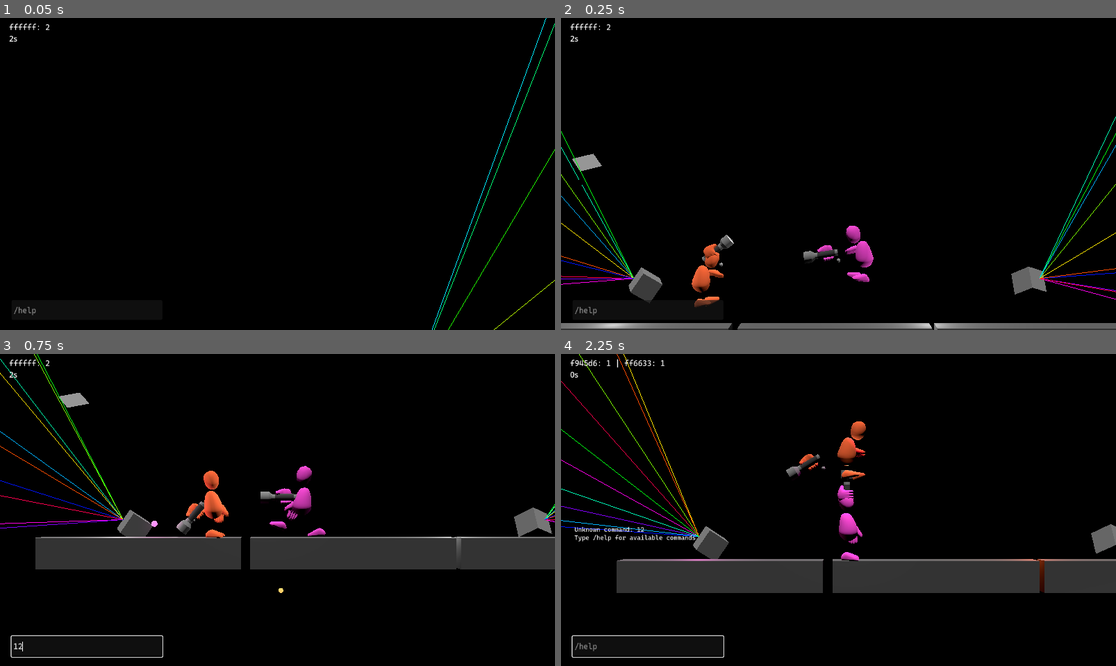
Above: before the commit, frames 1-4 (two rows, left to right).
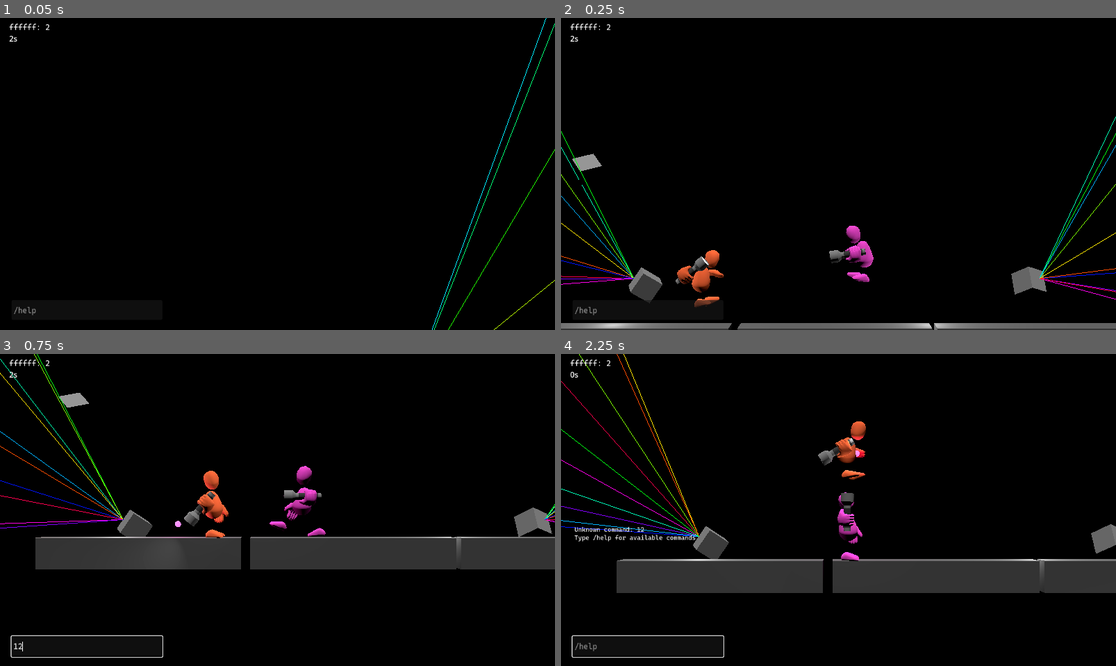
Above: after the commit, the same moments.

Repository: theowiik/project-epic-footsies-2
Game: Godot game, scene res://scenes/main.tscn
The game is run twice, just before and just after one commit, with the same random seed, the same clock (stepped at 60 frames per second) and the same inputs. The engine's default icon, where the game draws it, is replaced by a stand-in: a white triangle on a blue panel in a dark square.
Inputs (mouse positions are in pixels of both pictures, inside the frame that each line leads up to):
- Up to frame 1 (0.05 s): no input
- Up to frame 2 (0.25 s): no input
- Up to frame 3 (0.75 s): click (88, 647) at 0.52 s; type "12" at 0.6 s
- Up to frame 4 (2.25 s): tap Enter at 1.25 s; move the mouse to (960, 494) at 1.27 s; hold D 1.28-2.03 s; tap J at 1.35, 2.1 s; click (960, 494) at 1.42 s; tap Space at 1.52 s; move the mouse to (727, 525) at 2.02 s; hold S from 2.03 s (still down)

Frame 1 is identical in both runs. In frame 2, 0.8% of the frame differs, in the area x 20-55%, y 68-91%; in frame 3, 0.8%; in frame 4, 1.3%, in the area x 2-94%, y 1-77%.

Commit message:
Move flashlight to the side

Diff:
--- a/game/objects/player/flashlight.tscn
+++ b/game/objects/player/flashlight.tscn
@@ -19,6 +19,7 @@
 transform = Transform3D(1, 0, 0, 0, 1, 0, 0, 0, 1, 0, 0, -1.0954229)
 
 [node name="Visuals" type="Node3D" parent="."]
+transform = Transform3D(1, 0, 0, 0, 1, 0, 0, 0, 1, 1.0928963, 0, 0)
 
 [node name="FlashlightOnly" parent="Visuals" instance=ExtResource("3_wcc41")]
 
--- a/game/objects/player/player.tscn
+++ b/game/objects/player/player.tscn
@@ -1211,10 +1211,6 @@
 &"walk": SubResource("Animation_ykyjo")
 }
 
-[sub_resource type="SphereMesh" id="SphereMesh_i8sra"]
-radius = 0.06
-height = 0.13
-
 [node name="Player" type="CharacterBody3D" groups=["players"]]
 collision_layer = 2
 collision_mask = 3
@@ -1245,7 +1241,7 @@
 visible = false
 
 [node name="LeftFoot" parent="Body" instance=ExtResource("7_i825w")]
-transform = Transform3D(-0.043356128, 0.36305597, 0.93075764, 0.016893394, 0.9317669, -0.36266264, -0.998916, 7.450578e-09, -0.04653109, -0.48053372, -0.72694933, 0)
+transform = Transform3D(-0.043356128, 0.36305597, 0.93075764, 0.016893394, 0.9317669, -0.36266264, -0.9989159, 7.450578e-09, -0.04653109, -0.48053372, -0.72694933, 0)
 
 [node name="RightFoot" parent="Body" instance=ExtResource("8_3rfka")]
 transform = Transform3D(0.38144568, -0.46780634, 0.79728025, 0.2018969, 0.8838307, 0.42199564, -0.9020742, 1.4901158e-08, 0.43158168, 0.5934705, -0.58153754, 0.06384897)
@@ -1260,10 +1256,7 @@
 transform = Transform3D(1, 0, 0, 0, 1, 0, 0, 0, 1, 0, 0.7618495, 0)
 
 [node name="DesiredFlashlightPosition" type="Marker3D" parent="AimPivot"]
-transform = Transform3D(1, 0, 0, 0, 1, 0, 0, 0, 1, 0.8746121, 0, 0)
-
-[node name="MeshInstance3D" type="MeshInstance3D" parent="AimPivot/DesiredFlashlightPosition"]
-mesh = SubResource("SphereMesh_i8sra")
+transform = Transform3D(1, 0, 0, 0, 1, 0, 0, 0, 1, 0.12713635, 0, 0)
 
 [node name="Flashlight" parent="." instance=ExtResource("9_i8sra")]
 transform = Transform3D(-4.371139e-08, 0, -1, 0, 1, 0, 1, 0, -4.371139e-08, 1.812, 0.762, 0)
--- a/game/scripts/flashlight.gd
+++ b/game/scripts/flashlight.gd
@@ -8,6 +8,7 @@
 var target_position: Node3D = null
 var aim_origin: Node3D = null
 
+@onready var visuals: Node3D = $Visuals
 @onready var hand_mesh: MeshInstance3D = $Visuals/HandOnly/flashlight_hand
 @onready var shoot_position: Node3D = $ShootPosition
 
@@ -27,14 +28,14 @@
 
 
 func _physics_process(delta: float) -> void:
-	_move_towards_target_position(delta)
-
-
-func _move_towards_target_position(delta: float) -> void:
 	if target_position == null or aim_origin == null:
 		return
 
-	# Position
+	_move_towards_target_position()
+	_rotate_towards_target(delta)
+
+
+func _move_towards_target_position() -> void:
 	var target_pos = target_position.global_position
 	var current_pos = global_position
 	var displacement = target_pos - current_pos
@@ -45,8 +46,10 @@
 
 	apply_central_force(force)
 
-	# Rotation
+
+func _rotate_towards_target(delta: float) -> void:
 	var aim_direction = (target_position.global_position - aim_origin.global_position).normalized()
 
-	var target_basis = Basis.looking_at(aim_direction, Vector3.UP)
+	var up_vector = Vector3.DOWN if aim_direction.x < 0 else Vector3.UP
+	var target_basis = Basis.looking_at(aim_direction, up_vector)
 	global_transform.basis = global_transform.basis.slerp(target_basis, ROTATION_SPEED * delta)
Not shown: 1 places in game/objects/player/player.tscn that only renumber resources
